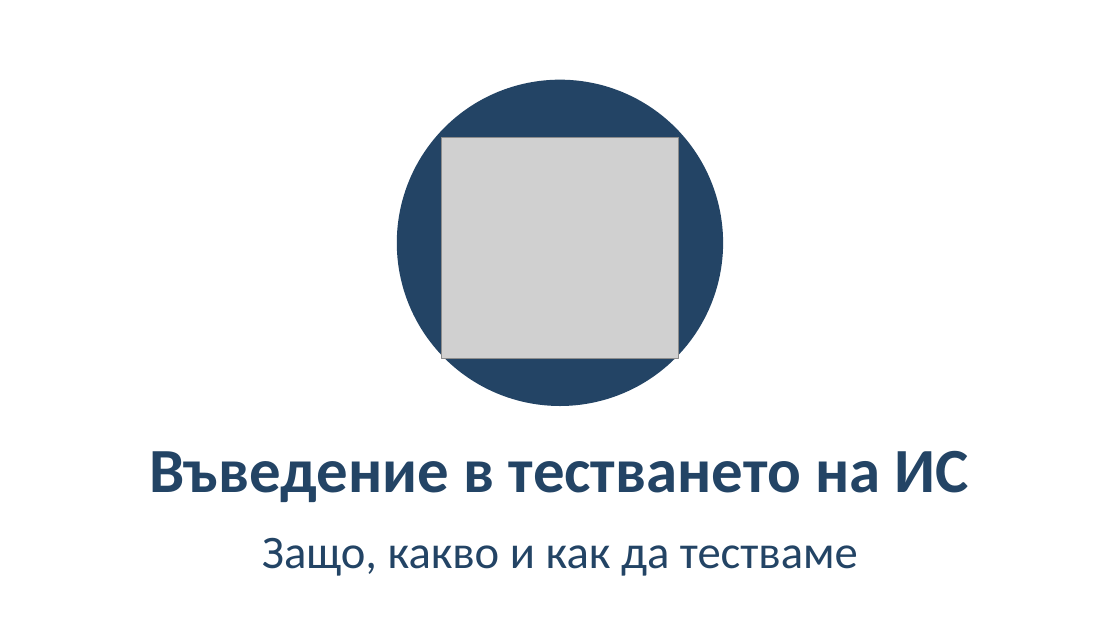
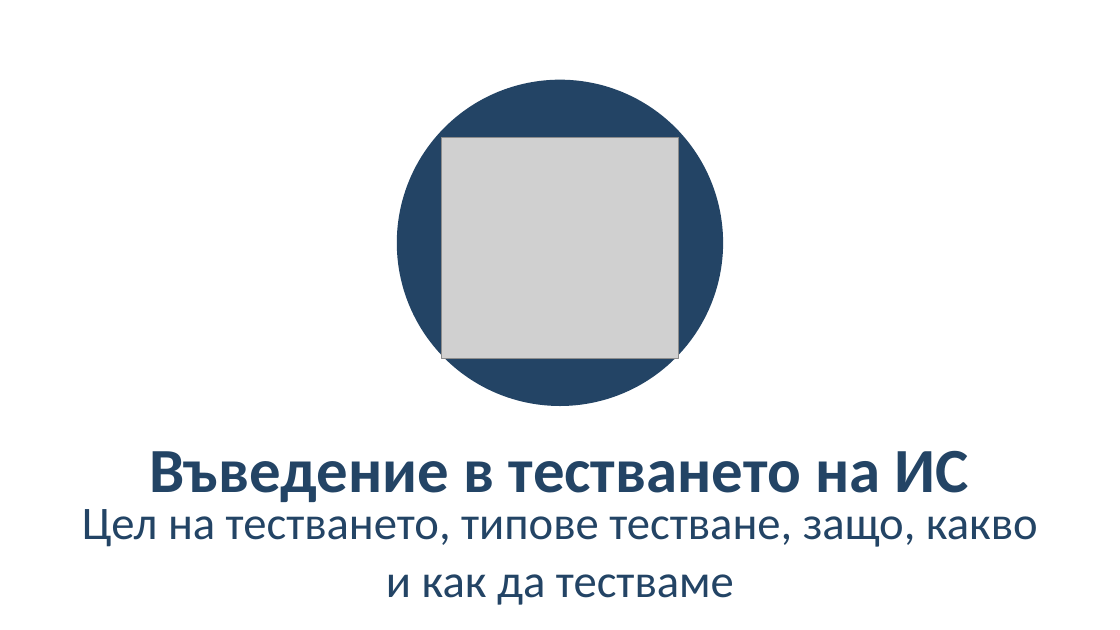
Before and after one commit to BG-IT-Edu/School-Programming, a slide deck: slide 3 of Courses/Software-Sciences/Module-4-Information-Systems-New/13-Information-System-Testing/13-Information-System-Testing.pptx. Drawn at 1120x630 pixels with LibreOffice and Linux fonts; fonts in the diff are those of the drawing; grey boxes stand for pictures. Boxes give left, top, right and bottom in pixels: in the first picture for what was removed or moved away, otherwise in the second. Text is boxed around its words. In the diff, an @@ line names an element or a change of style, - is before the commit and + after.

```diff
--- a/Courses/Software-Sciences/Module-4-Information-Systems-New/13-Information-System-Testing/13-Information-System-Testing.pptx
+++ b/Courses/Software-Sciences/Module-4-Information-Systems-New/13-Information-System-Testing/13-Information-System-Testing.pptx
@@ subtitle at (x1=82, y1=500, x2=1038, y2=605): text changed @@
-Защо, какво и как да тестваме
+Цел на тестването, типове тестване, защо, какво и как да тестваме
```
Also in this commit, not shown: 10 other slides changed, 30 slides added, 3 slides removed.
